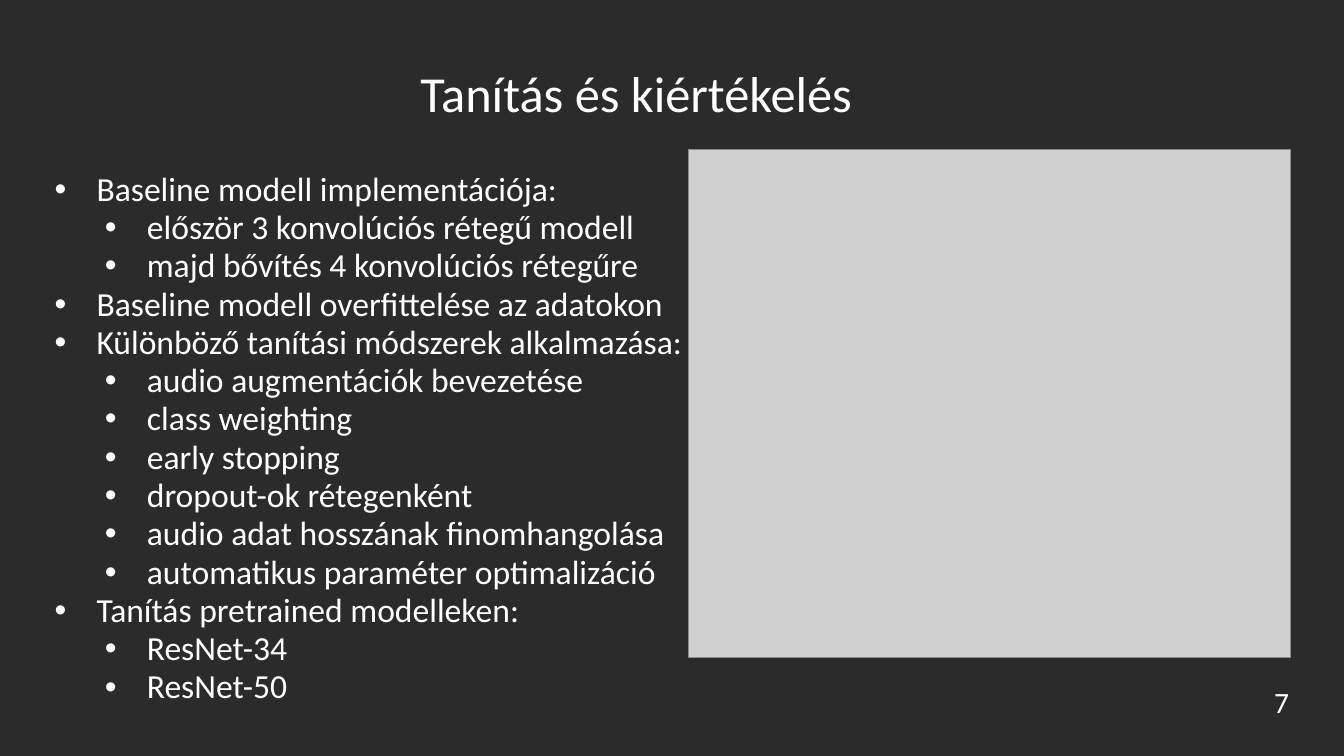
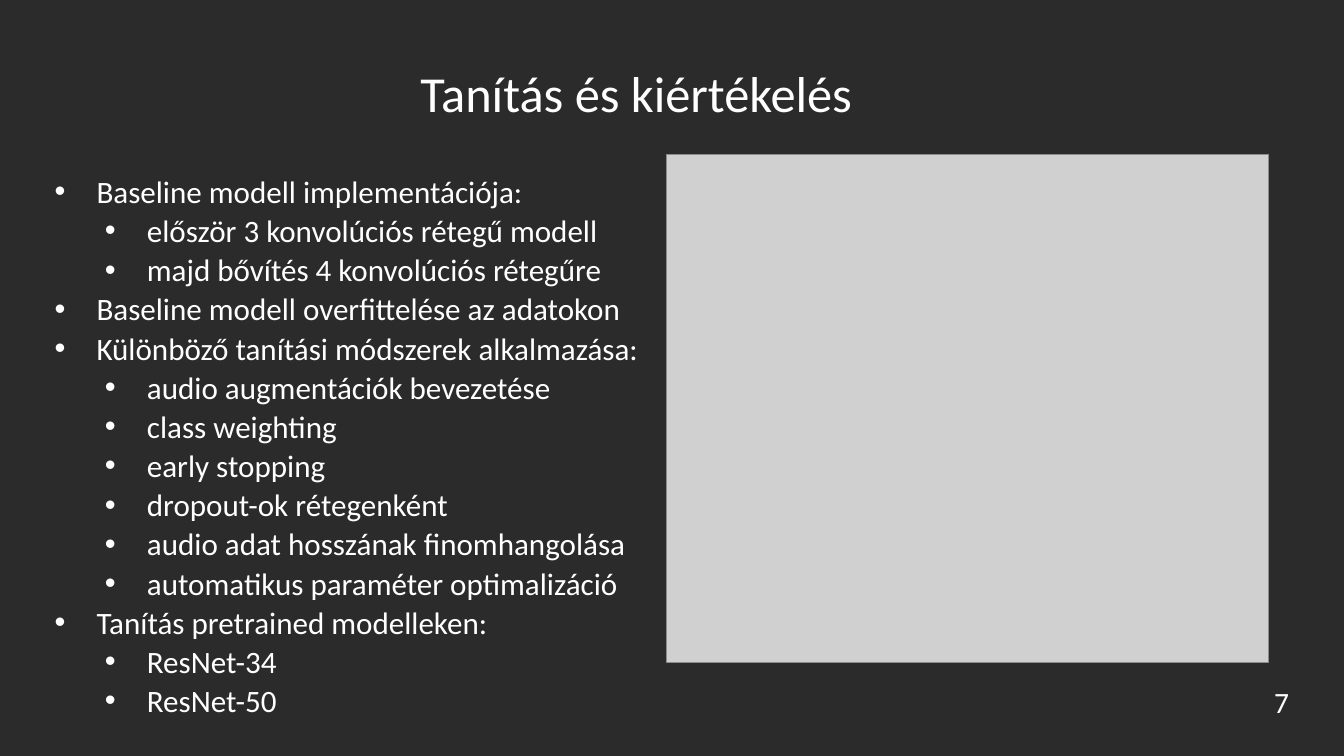
Before and after one commit to turi-mate/deepbirding, a slide deck: slide 7 of presentation.pptx. Drawn at 1344x756 pixels with LibreOffice and Linux fonts; fonts in the diff are those of the drawing; grey boxes stand for pictures; background and template pictures are left out; a plain dark background stands for a picture behind light text. Boxes give left, top, right and bottom in pixels: in the first picture for what was removed or moved away, otherwise in the second. Text is boxed around its words. In the diff, an @@ line names an element or a change of style, - is before the commit and + after.

```diff
--- a/presentation.pptx
+++ b/presentation.pptx
@@ text "Baseline modell implementációja:" at (x1=97, y1=181, x2=638, y2=713): size 24 to 22.2 pt; line spacing 0.95 to 1.05 @@
@@ picture moved from (x1=689, y1=150, x2=1292, y2=658) to (x1=666, y1=154, x2=1269, y2=662) @@
```
Also in this commit, not shown: 7 other slides changed.
